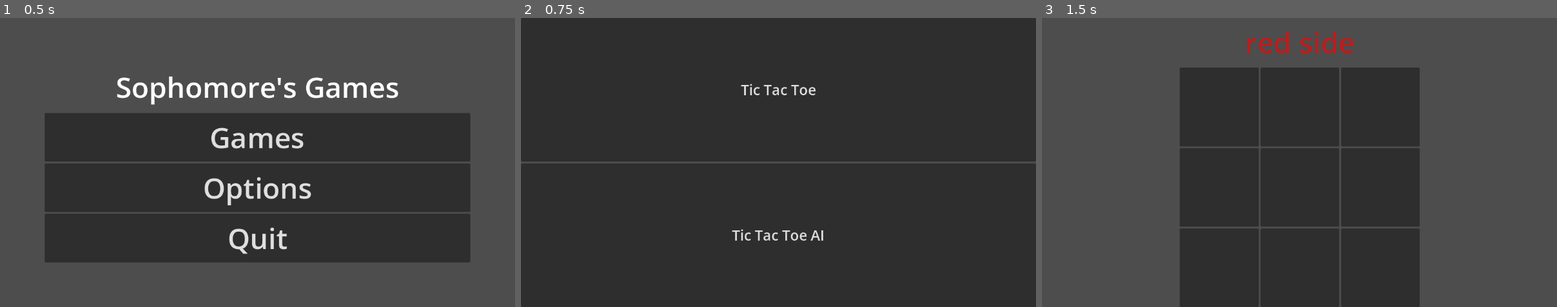
Above: before the commit, frames 1-3 (left to right).
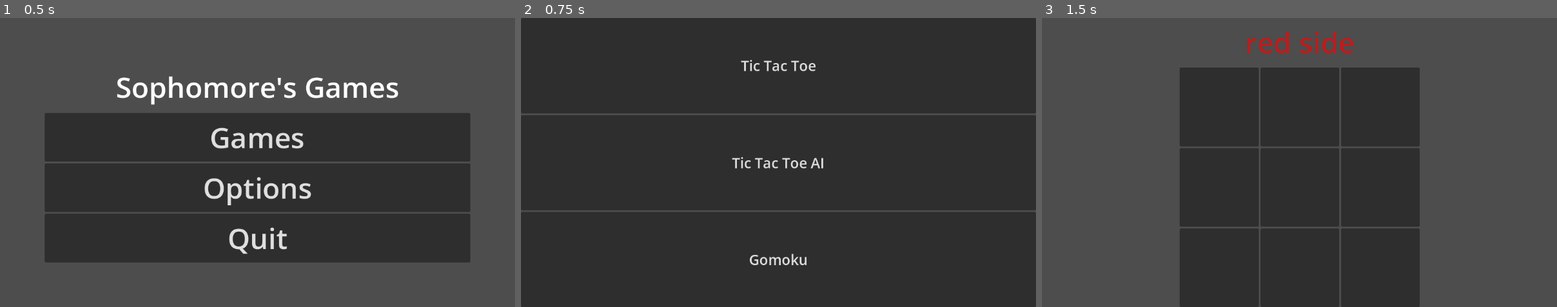
Above: after the commit, the same moments.

Repository: WSQS/godot-little-games
Game: Godot game, scene res://scene/main.tscn
The game is run twice, just before and just after one commit, with the same random seed, the same clock (stepped at 60 frames per second) and the same inputs.
Inputs:
- Up to frame 1 (0.5 s): no input
- Up to frame 2 (0.75 s): click "Games" at 0.5 s
- Up to frame 3 (1.5 s): click "Tic Tac Toe" at 1.25 s

Frame 1 is identical in both runs. In frame 2, 2.8% of the frame differs, in the area x 0-100%, y 14-86%; in frame 3, nothing differs.

Commit message:
feat: add scene game button

Diff:
--- /dev/null
+++ b/scene/game_button.tscn
@@ -0,0 +1,10 @@
+[gd_scene format=3 uid="uid://by8285b2ydq6k"]
+
+[ext_resource type="Theme" uid="uid://4fven878fx2l" path="res://theme/base_theme.tres" id="1_him3e"]
+[ext_resource type="Script" uid="uid://ddrvxcn0a4ds1" path="res://script/game_button.gd" id="2_7my5y"]
+
+[node name="Game1" type="Button" unique_id=136692252]
+size_flags_horizontal = 3
+size_flags_vertical = 3
+theme = ExtResource("1_him3e")
+script = ExtResource("2_7my5y")
--- a/scene/game_list.tscn
+++ b/scene/game_list.tscn
@@ -1,9 +1,10 @@
 [gd_scene format=3 uid="uid://d3u2q1vd34a6q"]
 
 [ext_resource type="Theme" uid="uid://4fven878fx2l" path="res://theme/base_theme.tres" id="1_7t56i"]
-[ext_resource type="Script" uid="uid://ddrvxcn0a4ds1" path="res://script/game_button.gd" id="2_6d8vk"]
+[ext_resource type="PackedScene" uid="uid://by8285b2ydq6k" path="res://scene/game_button.tscn" id="2_vayrg"]
 [ext_resource type="PackedScene" uid="uid://bqwwykyon1lbk" path="res://games/tic-tac-toe/scene/main.tscn" id="3_tiopt"]
 [ext_resource type="PackedScene" uid="uid://5io8n4ybv11h" path="res://games/tic-tac-toe-ai/scene/main.tscn" id="4_vayrg"]
+[ext_resource type="PackedScene" uid="uid://bb08ewc52lk5" path="res://games/gomoku/scene/main.tscn" id="5_yll1e"]
 
 [node name="GameList" type="Control" unique_id=276993385]
 layout_mode = 3
@@ -24,19 +25,17 @@
 grow_horizontal = 2
 grow_vertical = 2
 
-[node name="Game1" type="Button" parent="GridContainer" unique_id=113459985]
+[node name="Game1" parent="GridContainer" unique_id=136692252 instance=ExtResource("2_vayrg")]
 layout_mode = 2
-size_flags_horizontal = 3
-size_flags_vertical = 3
-theme = ExtResource("1_7t56i")
 text = "Tic Tac Toe"
-script = ExtResource("2_6d8vk")
 game_scene = ExtResource("3_tiopt")
 
-[node name="Game2" type="Button" parent="GridContainer" unique_id=428365079]
+[node name="Game2" parent="GridContainer" unique_id=563215119 instance=ExtResource("2_vayrg")]
 layout_mode = 2
-size_flags_horizontal = 3
-size_flags_vertical = 3
 text = "Tic Tac Toe AI"
-script = ExtResource("2_6d8vk")
 game_scene = ExtResource("4_vayrg")
+
+[node name="Game3" parent="GridContainer" unique_id=571973384 instance=ExtResource("2_vayrg")]
+layout_mode = 2
+text = "Gomoku"
+game_scene = ExtResource("5_yll1e")
